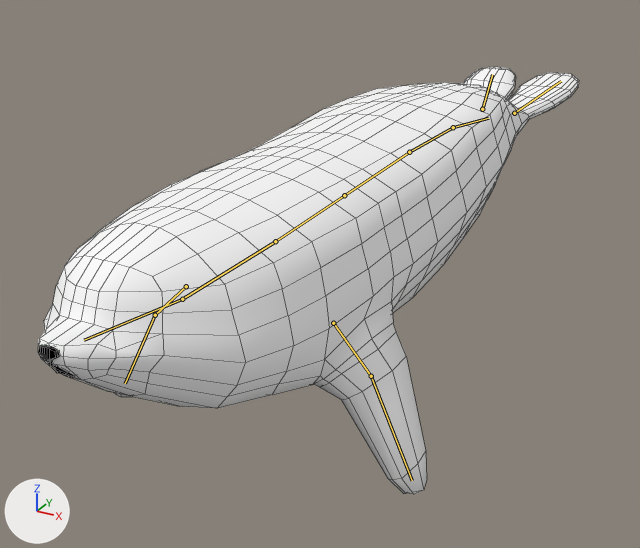
What one commit did to the Blender file Blender/Animals/Seal/Animations/IdleSeal.blend.
One viewpoint serves both versions: a camera (50 mm lens) standing at (1.71, -4.54, 2.31) and looking at (-0.28, -0.92, 0.5). The lights are fixed; the arrows at lower left show +X, +Y and +Z. Both versions are drawn at frame 20 of the action 'ArmatureAction'; the numbers are the values there. The bones that bend it are drawn over the model as lines. Mesh edges are drawn as thin lines.
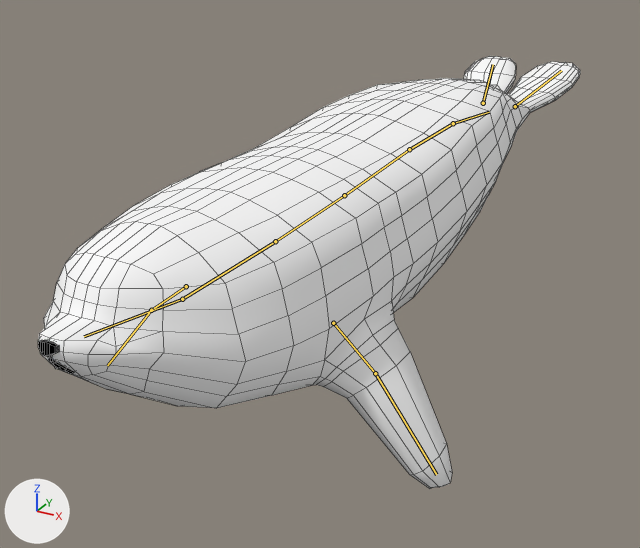
Boxes [x1, y1, x2, y2] around the edits, measured in the pictures (640 x 548 px):
'Cube.002', posed: before [38, 67, 579, 494]; after [38, 56, 580, 489]
bone 'Body4', root to tip: before (344, 195) to (409, 152); after (344, 195) to (409, 149)
bone 'LeftBackFlipper', root to tip: before (514, 113) to (561, 81); after (515, 106) to (561, 70)
bone 'RightBackFlipper', root to tip: before (482, 109) to (492, 74); after (483, 103) to (493, 64)
bone 'LeftUpperFlipper', root to tip: before (333, 323) to (371, 376); after (333, 323) to (375, 373)
bone 'LeftLowerFlipper', root to tip: before (371, 376) to (412, 480); after (375, 373) to (436, 474)
bone 'RightUpperFlipper', root to tip: before (186, 286) to (155, 315); after (186, 286) to (151, 310)
bone 'RightLowerFlipper', root to tip: before (155, 315) to (125, 383); after (151, 310) to (107, 365)

The edits, one by one:
Bone 'Body4' (bone_body4) turns from (6, 0, 0) to (7, 0, 0) degrees about its own x, y and z.
Bone 'LeftBackFlipper' (bone_leftbackflipper) turns from (6, 1, -1) to (7, 2, -2) degrees about its own x, y and z.
Bone 'RightBackFlipper' (bone_rightbackflipper) turns from (6, -1, 1) to (7, -2, 2) degrees about its own x, y and z.
Bone 'LeftUpperFlipper' (bone_leftupperflipper) turns from (0, 0, 19) to (0, 0, 13) degrees about its own x, y and z.
Bone 'LeftLowerFlipper' (bone_leftlowerflipper) turns from (0, 0, 47) to (0, 0, 41) degrees about its own x, y and z.
Bone 'RightUpperFlipper' (bone_rightupperflipper) turns from (0, 0, -14) to (0, 0, -8) degrees about its own x, y and z.
Bone 'RightLowerFlipper' (bone_rightlowerflipper) turns from (0, 0, -48) to (0, 0, -43) degrees about its own x, y and z.
